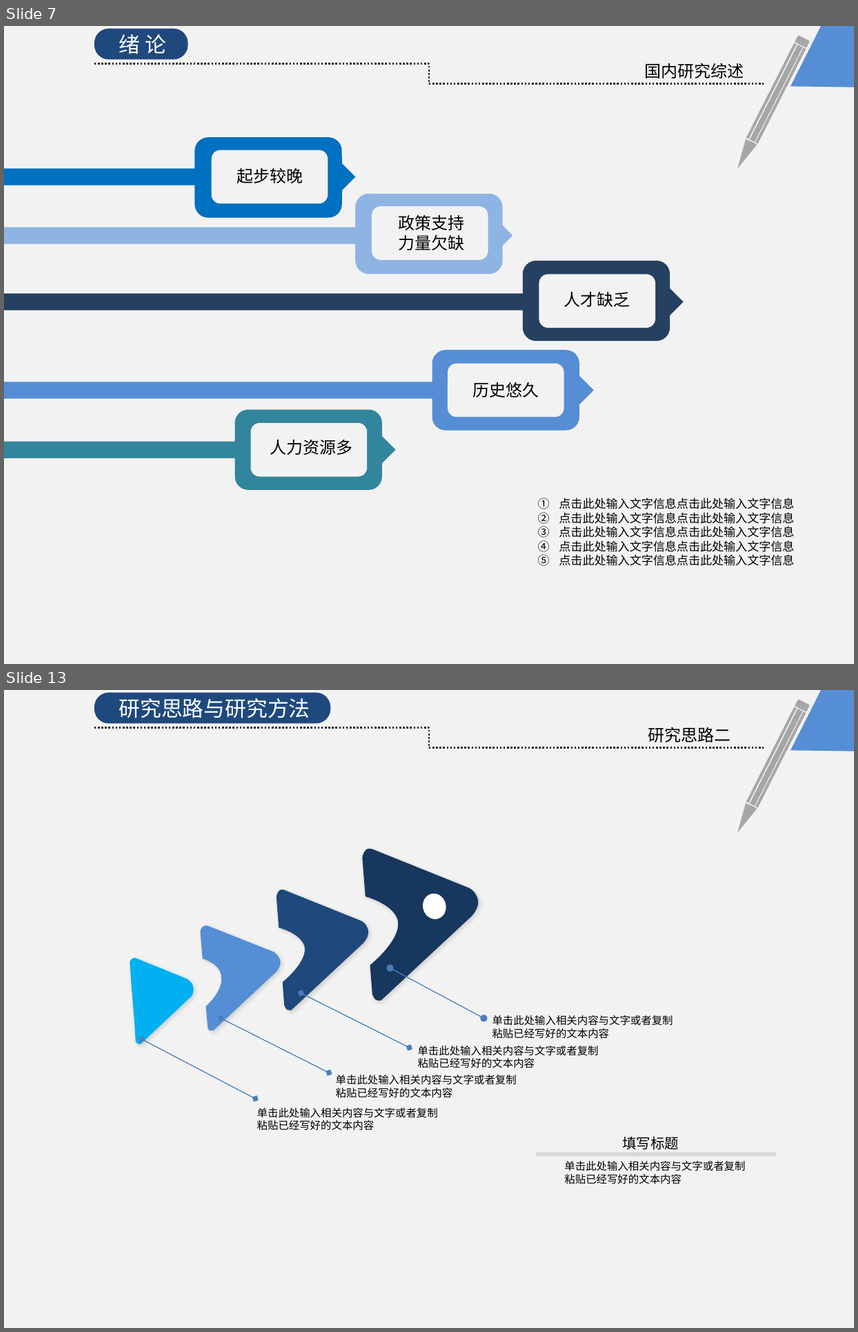
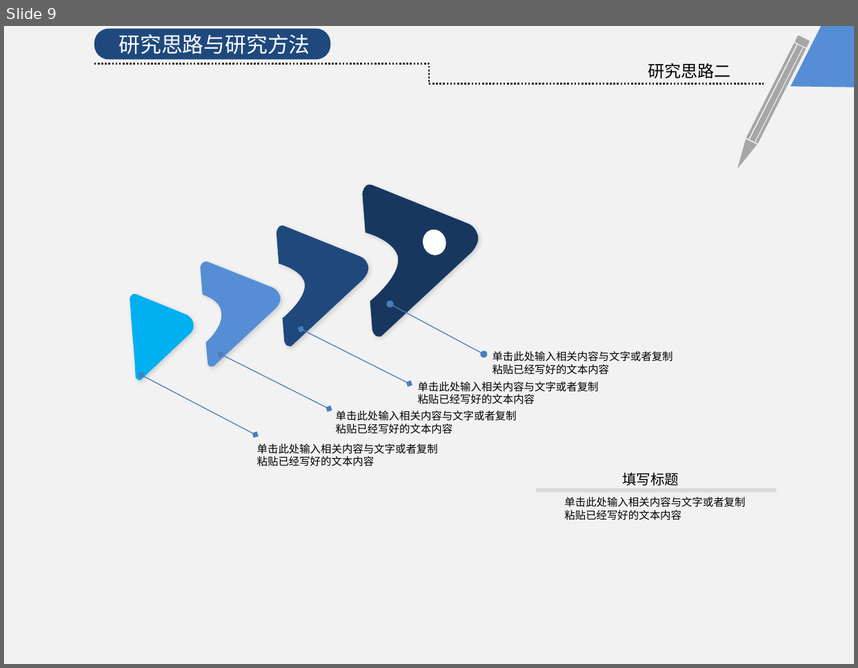
Before and after one commit to KrisCheng/GraduationDesign, a slide deck: FinalPaper/毕业答辩.pptx. Shown one above the other, each under a label of ours: slides 7 and 13 before the commit, slide 9 after it; the slides between them are not shown. The pictures are 858x1332 and 858x668 pixels, drawn with LibreOffice and Linux fonts; fonts in the diff are those of the drawing. Boxes give left, top, right and bottom in pixels: in the first picture for what was removed or moved away, otherwise in the second. Text is boxed around its words. In the diff, an @@ line names an element or a change of style, - is before the commit and + after.

```diff
--- a/FinalPaper/毕业答辩.pptx
+++ b/FinalPaper/毕业答辩.pptx
@@ slide 7 removed at box(4, 26, 854, 664), background #FFFFFF @@
@@ rectangle removed at box(4, 26, 854, 664) @@
@@ rounded rectangle removed at box(94, 29, 188, 59) @@
@@ text removed at box(119, 34, 166, 54) @@
-绪 论
@@ freeform shape removed at box(791, 26, 854, 87) @@
@@ elbow line removed from (94, 63) to (764, 84) @@
@@ text removed at box(645, 63, 744, 78) @@
-国内研究综述
@@ rounded rectangle removed at box(194, 137, 341, 217) @@
@@ group removed at box(732, 36, 809, 172): 3 rectangles, 1 rounded rectangle, 1 freeform shape @@
@@ striped right arrow removed at box(4, 161, 355, 194) @@
@@ rounded rectangle removed at box(212, 150, 328, 203) @@
@@ text removed at box(237, 168, 303, 183) @@
-起步较晚
@@ rounded rectangle removed at box(355, 194, 502, 274) @@
@@ rounded rectangle removed at box(372, 206, 488, 260) @@
@@ striped right arrow removed at box(4, 219, 513, 252) @@
@@ text removed at box(399, 215, 465, 250) @@
-政策支持
-力量欠缺
@@ rounded rectangle removed at box(523, 261, 670, 341) @@
@@ striped right arrow removed at box(4, 285, 683, 319) @@
@@ rounded rectangle removed at box(539, 274, 655, 328) @@
@@ text removed at box(564, 292, 631, 307) @@
-人才缺乏
@@ rounded rectangle removed at box(432, 350, 579, 430) @@
@@ striped right arrow removed at box(4, 373, 594, 406) @@
@@ rounded rectangle removed at box(448, 363, 564, 417) @@
@@ text removed at box(473, 382, 539, 397) @@
-历史悠久
@@ rounded rectangle removed at box(235, 410, 382, 489) @@
@@ striped right arrow removed at box(4, 433, 395, 466) @@
@@ rounded rectangle removed at box(250, 423, 367, 477) @@
@@ text removed at box(270, 439, 353, 454) @@
-人力资源多
@@ text removed at box(559, 497, 794, 566) @@
-1. 点击此处输入文字信息点击此处输入文字信息
-2. 点击此处输入文字信息点击此处输入文字信息
-3. 点击此处输入文字信息点击此处输入文字信息
-4. 点击此处输入文字信息点击此处输入文字信息
-5. 点击此处输入文字信息点击此处输入文字信息
@@ what was slide 13 is now slide 9 @@
```
Also in this commit, not shown: 6 slides changed, 3 slides added, 6 other slides removed.
